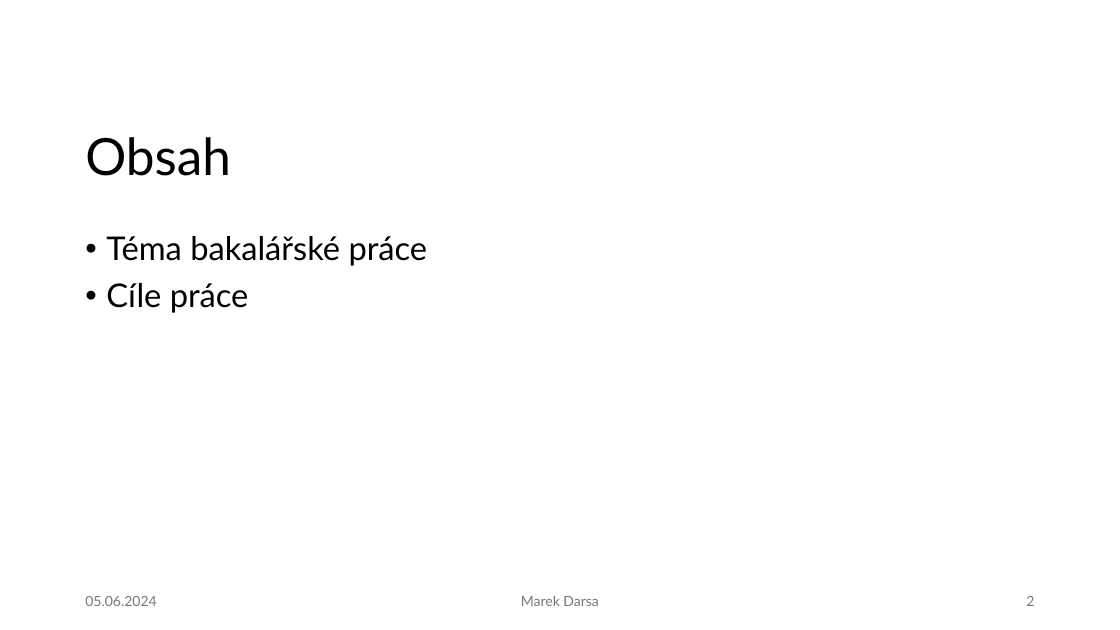
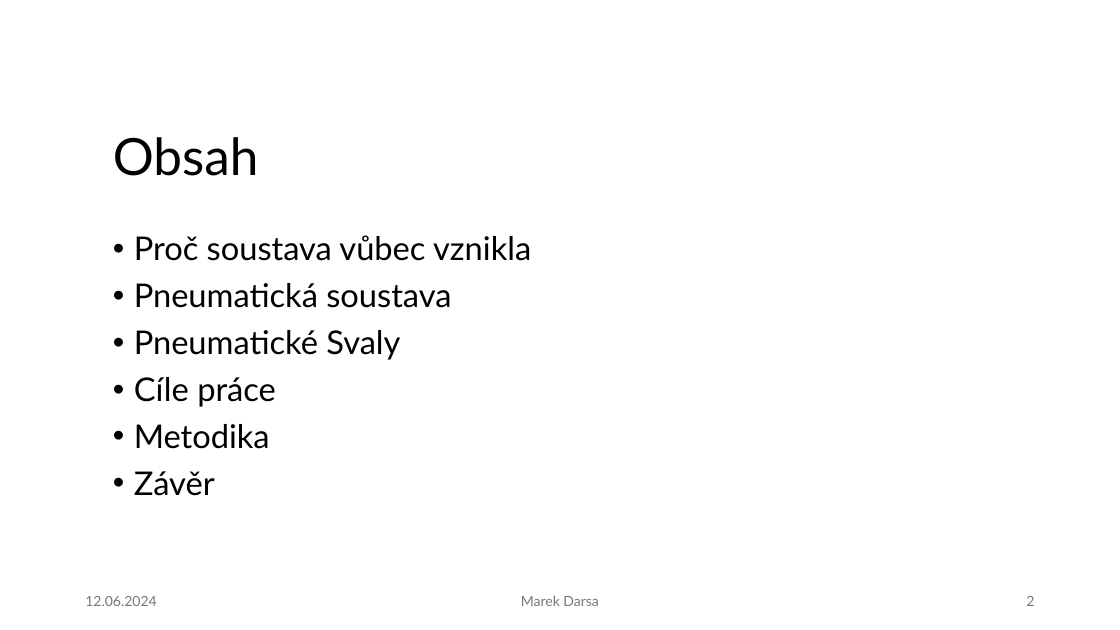
Before and after one commit to IronKnee22/Bakalarka, a slide deck: slide 2 of N_Obhajoba_darsamar.pptx. Drawn at 1120x630 pixels with LibreOffice and Linux fonts; fonts in the diff are those of the drawing; background and template pictures are left out. Boxes give left, top, right and bottom in pixels: in the first picture for what was removed or moved away, otherwise in the second. Text is boxed around its words. In the diff, an @@ line names an element or a change of style, - is before the commit and + after.

```diff
--- a/N_Obhajoba_darsamar.pptx
+++ b/N_Obhajoba_darsamar.pptx
@@ title "Obsah": place and size @@
-title "Obsah" at (85, 137, 231, 176)
+title "Obsah" at (113, 137, 259, 176)
@@ text "Proč soustava vůbec vznikla": place and size @@
-text "Proč soustava vůbec vznikla" at (106, 236, 428, 313)
+text "Proč soustava vůbec vznikla" at (134, 235, 531, 496)
@@ text at (134, 235, 531, 360): text changed @@
-• Téma bakalářské práce
+• Proč soustava vůbec vznikla
+• Pneumatická soustava
+• Pneumatické Svaly
@@ text at (134, 424, 270, 496): paragraphs added @@
+• Metodika
+• Závěr
@@ text at (85, 596, 156, 606): text changed @@
-05.06.2024
+12.06.2024
```
Also in this commit, not shown: 1 other slide changed, 5 slides added, 1 slide removed.
